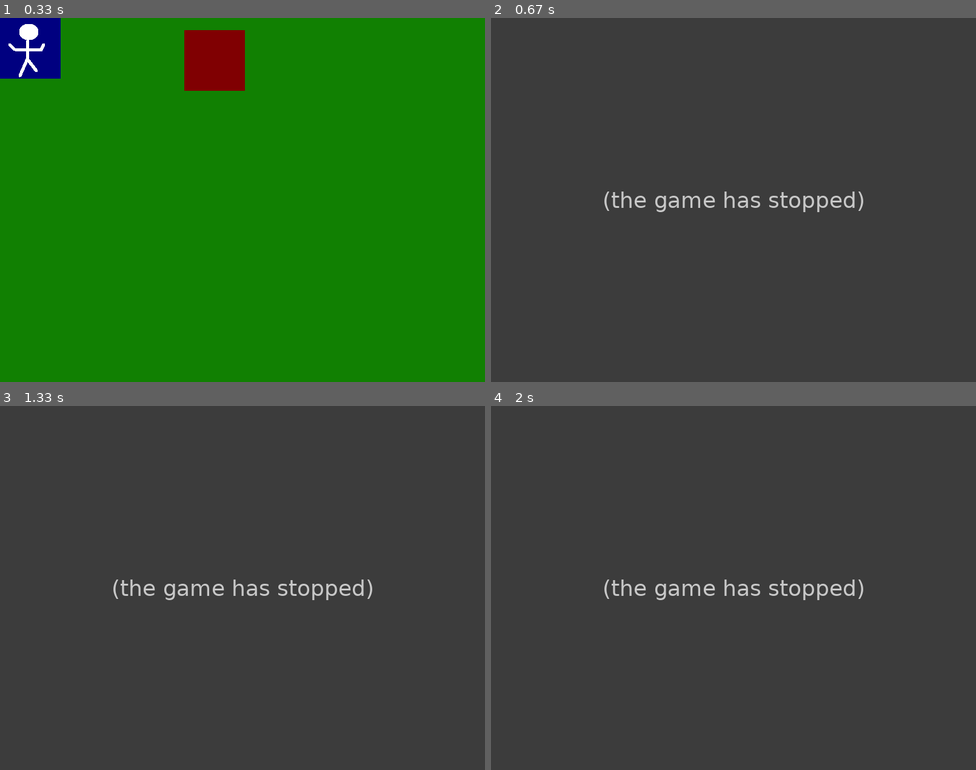
Above: before the commit, frames 1-4 (two rows, left to right).
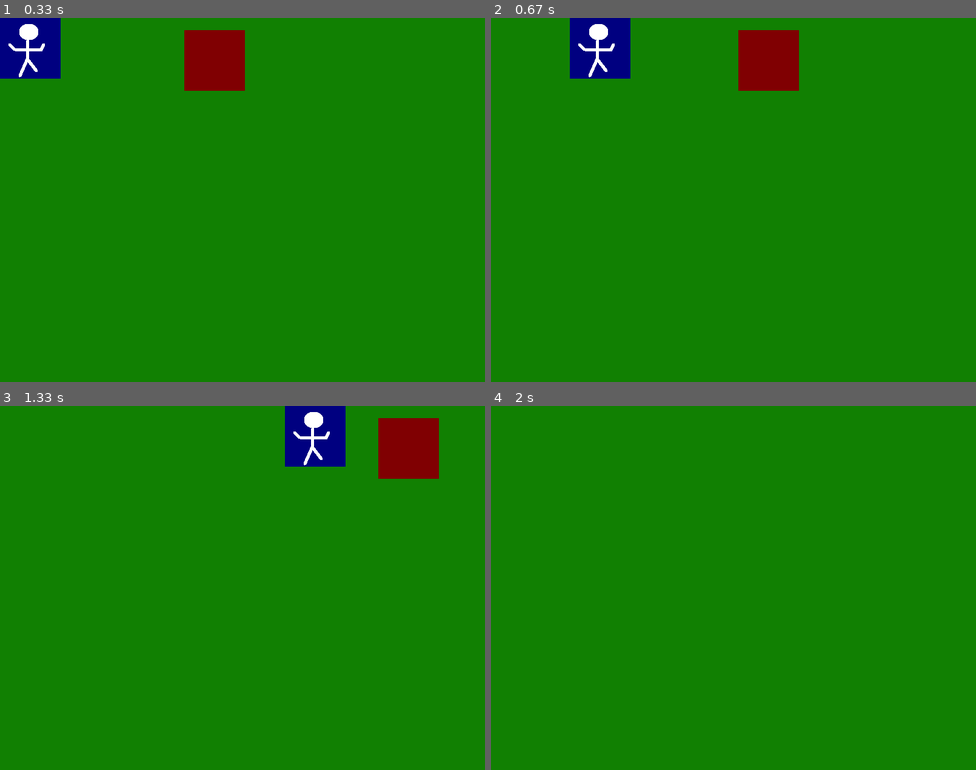
Above: after the commit, the same moments.

Repository: arsummers/pygame-tutorial
Game: pygame game, started from game.py
Two runs of this game, one before a commit and one after it. Both use one fixed random seed, a clock stepped at 60 frames per second and the inputs below.
Inputs:
- Up to frame 1 (0.33 s): no input
- Up to frame 2 (0.67 s): hold Right from 0.33 s (still down)
- Up to frame 3 (1.33 s): release Right at 0.8 s; hold Up 0.83-1.13 s; hold Right from 1.17 s (still down)
- Up to frame 4 (2 s): release Right at 1.63 s

Frame 1 is identical in both runs. In frame 2, 100% of the frame differs, in the area x 0-100%, y 0-100%; in frame 3, 100%; in frame 4, 100%.
Error before the commit: IndexError: list index out of range (game.py line 53); the game stopped at 0.62 s (later frames are placeholders)

Commit message:
game buggy, not crashing

Diff:
--- a/game.py
+++ b/game.py
@@ -50,7 +50,7 @@
             self.frame += 1
             if self.frame > 3*ani:
                 self.frame = 0
-            self.image = self.images[(self.frame//ani)+1]
+            self.image = self.images[(self.frame//ani)]
         hit_list = pygame.sprite.spritecollide(self, enemy_list, False)
         for enemy in hit_list:
             self.health -= 1
